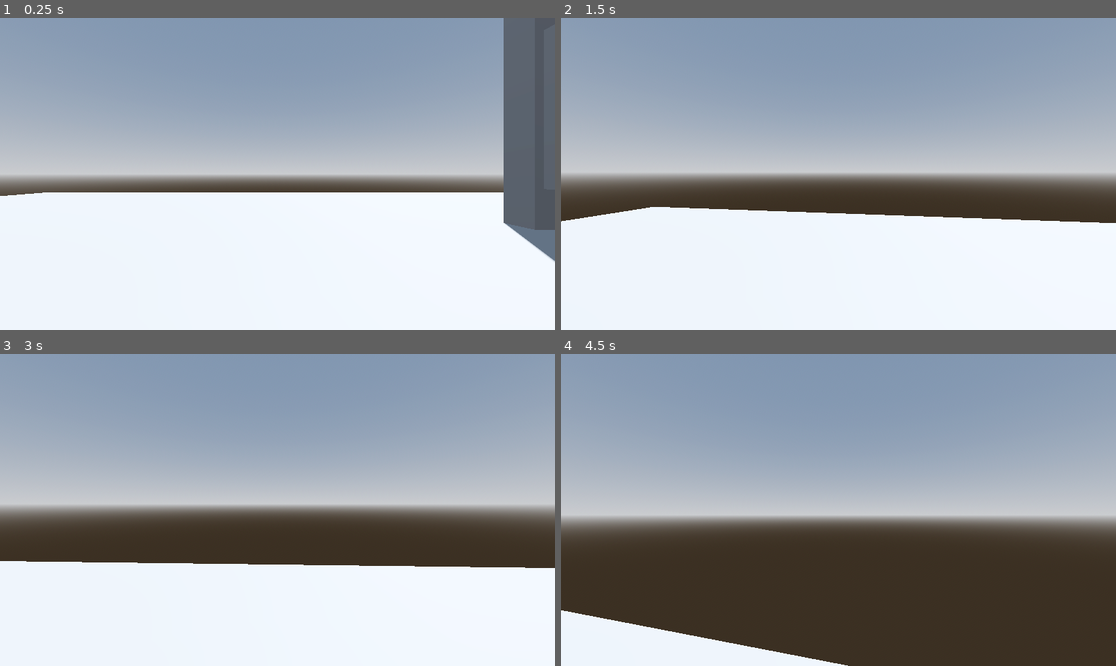
Above: before the commit, frames 1-4 (two rows, left to right).
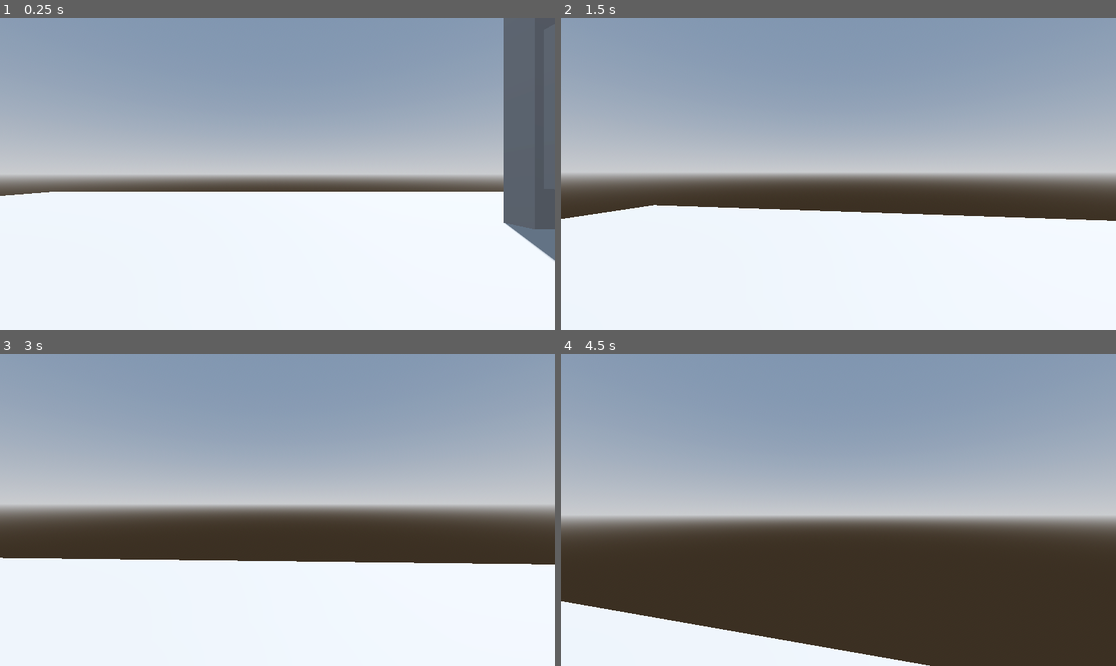
Above: after the commit, the same moments.

Repository: Raksa75/Resize
Game: Godot game, scene res://node_3d.tscn
Same seed, same stepped clock (60 frames per second), same inputs: the game is played once before the commit and once after it.
Inputs (mouse positions are in pixels of both pictures, inside the frame that each line leads up to):
- Up to frame 1 (0.25 s): no input
- Up to frame 2 (1.5 s): tap Enter at 0.5 s; move the mouse to (866, 174) at 0.52 s; hold Ctrl (crouch) 0.53-1.28 s; hold W (move_forward) from 0.53 s (still down); tap Space (jump) at 0.77 s; move the mouse to (810, 174) at 1.27 s; tap Ctrl (crouch) at 1.35 s
- Up to frame 3 (3 s): keep holding W (move_forward); tap Space (jump) at 1.52, 2.75 s; move the mouse to (288, 503) at 2.02 s; hold Ctrl (crouch) 2.03-2.78 s; move the mouse to (271, 516) at 2.77 s; tap Ctrl (crouch) at 2.85 s
- Up to frame 4 (4.5 s): keep holding W (move_forward); tap Space (jump) at 3.02, 3.77 s; move the mouse to (877, 513) at 3.52 s; hold Ctrl (crouch) 3.53-4.28 s; move the mouse to (794, 506) at 4.27 s; tap Ctrl (crouch) at 4.35 s

The runs differ from the first frame. In frame 1, 0.2% of the frame differs, in the area x 1-100%, y 55-78%; in frame 2, 0.6%; in frame 3, 1.1%; in frame 4, 2.3%, in the area x 0-67%, y 79-100%.

Commit message:
Crouch update
Ajout d'une transition douce entre le crouch/decrouch

Diff:
--- a/player.gd
+++ b/player.gd
@@ -11,6 +11,7 @@
 
 var rotation_x := 0.0
 var is_crouched := false
+var camera_target_y := stand_camera_y
 
 func _ready():
 	Input.set_mouse_mode(Input.MOUSE_MODE_CAPTURED)
@@ -27,7 +28,7 @@
 	is_crouched = state
 	$CollisionShape3D_Standing.disabled = state
 	$CollisionShape3D_Crouched.disabled = not state
-	$Camera3D.position.y = crouch_camera_y if state else stand_camera_y
+	camera_target_y = crouch_camera_y if state else stand_camera_y
 
 func _physics_process(_delta):
 	var direction = Vector3.ZERO
@@ -44,7 +45,7 @@
 
 	var current_speed = crouch_speed if is_crouched else speed
 
-	# Gestion crouch avec RayCast3D
+	# Crouch logique avec RayCast3D plafond
 	if Input.is_action_pressed("crouch"):
 		set_crouch(true)
 	elif is_crouched:
@@ -66,3 +67,6 @@
 		velocity.y = jump_velocity
 
 	move_and_slide()
+
+	# Animation douce caméra
+	$Camera3D.position.y = lerp($Camera3D.position.y, camera_target_y, 0.2)
